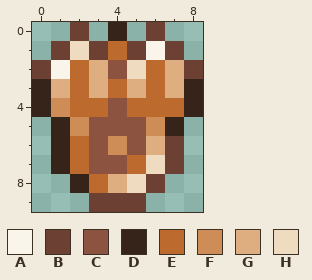
Edited in one commit: pixel-art sprite (Items/SpikedHookProjectile.png). The picture above was drawn from the file before the commit.
The file is 18x20 pixels, drawn in blocks of 2x2; one block is one cell here.
Palette (. is transparent): A #faf5ea  B #6c4133  C #8c5341  D #36241b  E #bd6a2f  F #ce8c57  G #dfae80  H #efdbbf
Pixels before, first column x 0:
 0 ..B.D.B..
 1 .BHBEBAB.
 2 BAEGCHEGB
 3 DGEGEGEGD
 4 DFEECEEED
 5 .DFCCCFD.
 6 .DECFCGB.
 7 .DECCEHB.
 8 ..DEGHB..
 9 ...BBB...
The result:
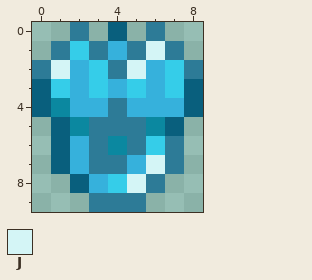
Colours new in this view: J #d4f5f6
Message: Updated spiked hook to kill all hooks on jump only when player is currently hooked.
Change:
colour B: #6c4133 -> #2d7b97
colour D: #36241b -> #095f7d
colour E: #bd6a2f -> #36b1dc
colour F: #ce8c57 -> #0b88a0
colour G: #dfae80 -> #35cde9
y 1: x 2 H -> G; x 6 A -> J
y 2: x 1 A -> J; x 4..5 CH -> BJ
y 4: x 4 C -> B
y 5: x 3..5 CCC -> BBB
y 6: x 3 C -> B; x 5 C -> B
y 7: x 3..4 CC -> BB; x 6 H -> J
y 8: x 5 H -> J
Where, in picture pixels (left, top, right, bottom), the same in both pictures:
changed: (32, 22, 203, 212)
